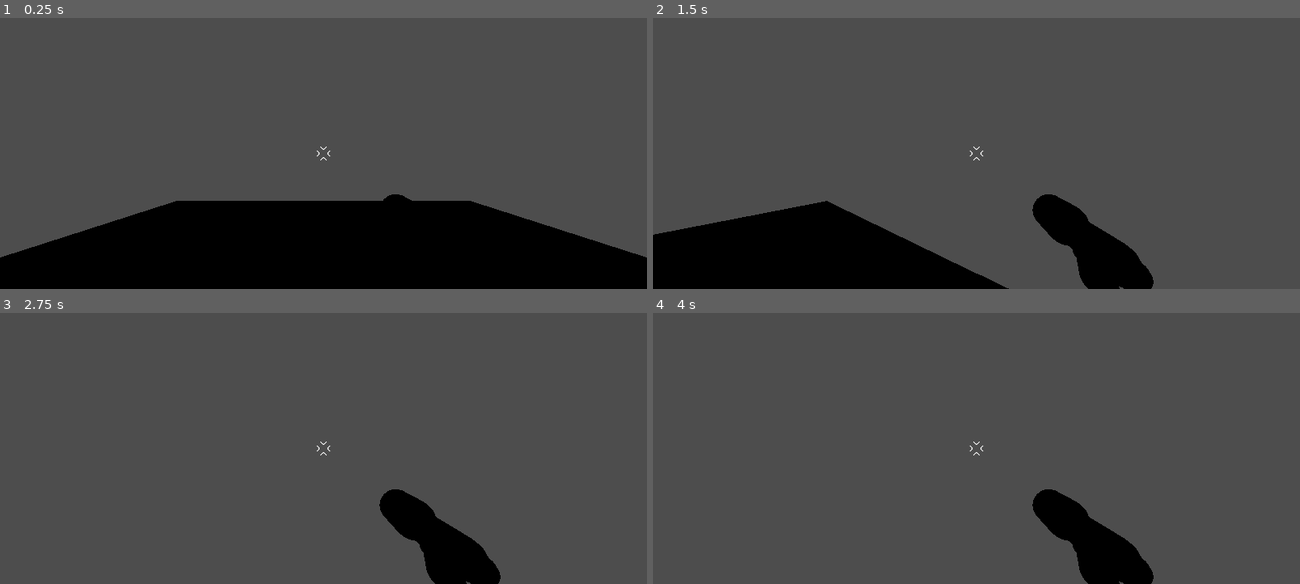
Above: before the commit, frames 1-4 (two rows, left to right).
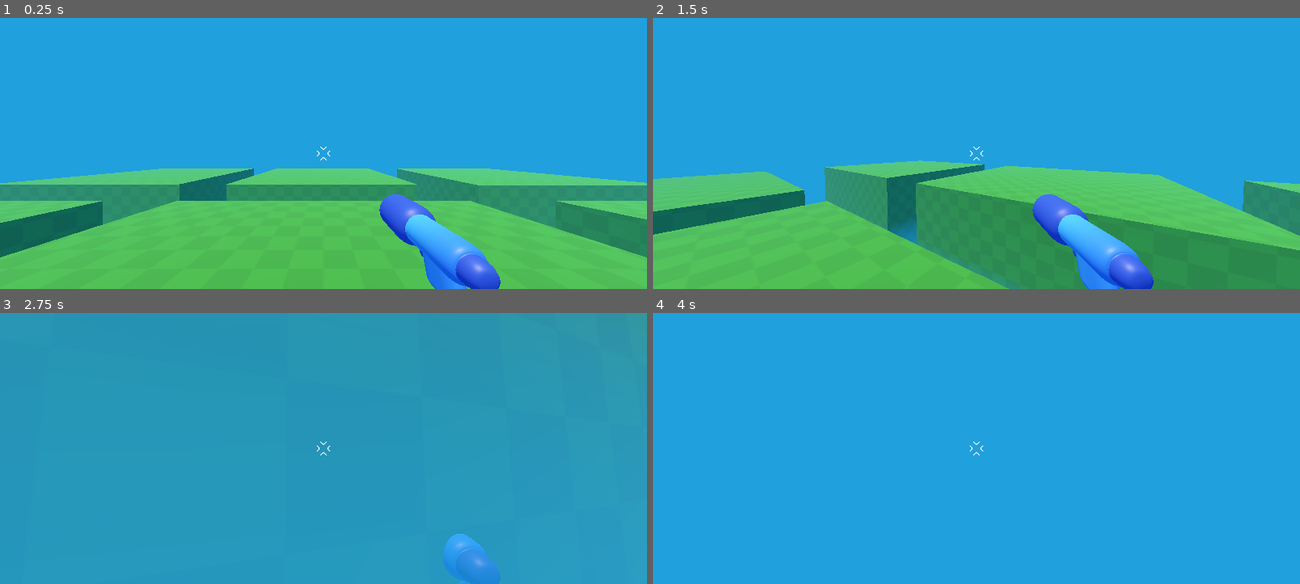
Above: after the commit, the same moments.

Repository: aloepker/first-practice-3d-game-project
Game: Godot game, scene res://game.tscn
The game is run twice, just before and just after one commit, with the same random seed, the same clock (stepped at 60 frames per second) and the same inputs. This scene is started directly instead of the project's main scene.
Inputs (mouse positions are in pixels of both pictures, inside the frame that each line leads up to):
- Up to frame 1 (0.25 s): no input
- Up to frame 2 (1.5 s): tap Enter at 0.5 s; move the mouse to (1008, 153) at 0.52 s; hold W (move_forward) from 0.53 s (still down); tap Space (jump) at 0.77 s; move the mouse to (944, 153) at 1.27 s
- Up to frame 3 (2.75 s): keep holding W (move_forward); tap Space (jump) at 1.52 s; move the mouse to (336, 443) at 2.02 s
- Up to frame 4 (4 s): keep holding W (move_forward); move the mouse to (970, 453) at 2.77 s; tap Space (jump) at 3.02, 3.5, 3.77 s; move the mouse to (1021, 451) at 3.52 s

The runs differ from the first frame. In frame 1, 100% of the frame differs, in the area x 0-100%, y 0-100%; in frame 2, 100%; in frame 3, 100%; in frame 4, 100%.

Commit message:
started to build the main player level, having fun toying around with different level designs and getting a feel for the controls to do so

Diff:
--- a/game.tscn
+++ b/game.tscn
@@ -1,6 +1,23 @@
 [gd_scene format=3 uid="uid://c7ws403pum6af"]
 
 [ext_resource type="PackedScene" uid="uid://dns5xk5dg63p2" path="res://player/player.tscn" id="1_80nbo"]
+[ext_resource type="Texture2D" uid="uid://dsfrhotc5k5o7" path="res://level/checkboard.png" id="1_e2o6t"]
+
+[sub_resource type="StandardMaterial3D" id="StandardMaterial3D_80nbo"]
+albedo_color = Color(0.21229705, 0.5522558, 0.14266199, 1)
+albedo_texture = ExtResource("1_e2o6t")
+uv1_scale = Vector3(1.03, 1.03, 1.03)
+uv1_triplanar = true
+
+[sub_resource type="Environment" id="Environment_fdjtx"]
+background_mode = 1
+background_color = Color(0.35865983, 0.5432717, 0.8243393, 1)
+ambient_light_color = Color(0.81607294, 0.6739956, 0.65749824, 1)
+tonemap_mode = 2
+fog_enabled = true
+fog_light_color = Color(0.10672296, 0.4941553, 0.7537567, 1)
+fog_height = -2.3
+fog_height_density = 0.33
 
 [node name="Game" type="Node3D" unique_id=783062821]
 
@@ -8,6 +25,61 @@
 transform = Transform3D(1, 0, 0, 0, 1, 0, 0, 0, 1, 0, -5, 0)
 use_collision = true
 size = Vector3(10, 10, 10)
+material = SubResource("StandardMaterial3D_80nbo")
+
+[node name="CSGBox3D2" type="CSGBox3D" parent="." unique_id=1936357297]
+transform = Transform3D(1, 0, 0, 0, 1, 0, 0, 0, 1, 12.900001, -5, 0)
+use_collision = true
+size = Vector3(10, 10, 10)
+material = SubResource("StandardMaterial3D_80nbo")
+
+[node name="CSGBox3D3" type="CSGBox3D" parent="." unique_id=171351553]
+transform = Transform3D(1, 0, 0, 0, 1, 0, 0, 0, 1, -12.499999, -5, 0)
+use_collision = true
+size = Vector3(10, 10, 10)
+material = SubResource("StandardMaterial3D_80nbo")
+
+[node name="CSGBox3D4" type="CSGBox3D" parent="." unique_id=547820668]
+transform = Transform3D(1, 0, 0, 0, 1, 0, 0, 0, 1, -0.09999943, -5, 13)
+use_collision = true
+size = Vector3(10, 10, 10)
+material = SubResource("StandardMaterial3D_80nbo")
+
+[node name="CSGBox3D8" type="CSGBox3D" parent="." unique_id=308721774]
+transform = Transform3D(1, 0, 0, 0, 1, 0, 0, 0, 1, -0.09999943, -5, -13.300001)
+use_collision = true
+size = Vector3(10, 10, 10)
+material = SubResource("StandardMaterial3D_80nbo")
+
+[node name="CSGBox3D6" type="CSGBox3D" parent="." unique_id=588757300]
+transform = Transform3D(1, 0, 0, 0, 1, 0, 0, 0, 1, 12.900001, -5, 13)
+use_collision = true
+size = Vector3(10, 10, 10)
+material = SubResource("StandardMaterial3D_80nbo")
+
+[node name="CSGBox3D7" type="CSGBox3D" parent="." unique_id=243958077]
+transform = Transform3D(1, 0, 0, 0, 1, 0, 0, 0, 1, 12.900001, -5, -13)
+use_collision = true
+size = Vector3(10, 10, 10)
+material = SubResource("StandardMaterial3D_80nbo")
+
+[node name="CSGBox3D5" type="CSGBox3D" parent="." unique_id=1250437915]
+transform = Transform3D(1, 0, 0, 0, 1, 0, 0, 0, 1, -12.699999, -5, 13)
+use_collision = true
+size = Vector3(10, 10, 10)
+material = SubResource("StandardMaterial3D_80nbo")
+
+[node name="CSGBox3D9" type="CSGBox3D" parent="." unique_id=757085289]
+transform = Transform3D(1, 0, 0, 0, 1, 0, 0, 0, 1, -12.599999, -5, -13.3)
+use_collision = true
+size = Vector3(10, 10, 10)
+material = SubResource("StandardMaterial3D_80nbo")
 
 [node name="Player" parent="." unique_id=1674143611 instance=ExtResource("1_80nbo")]
 transform = Transform3D(1, 0, 0, 0, 1, 0, 0, 0, 1, 0, 0, 1)
+
+[node name="DirectionalLight3D" type="DirectionalLight3D" parent="." unique_id=1840195119]
+transform = Transform3D(0.533834, 0.82928133, -0.16526955, -0.13802287, 0.27828315, 0.95053047, 0.8342489, -0.4846144, 0.26301664, 0, 8.3, 0)
+
+[node name="WorldEnvironment" type="WorldEnvironment" parent="." unique_id=299917776]
+environment = SubResource("Environment_fdjtx")
